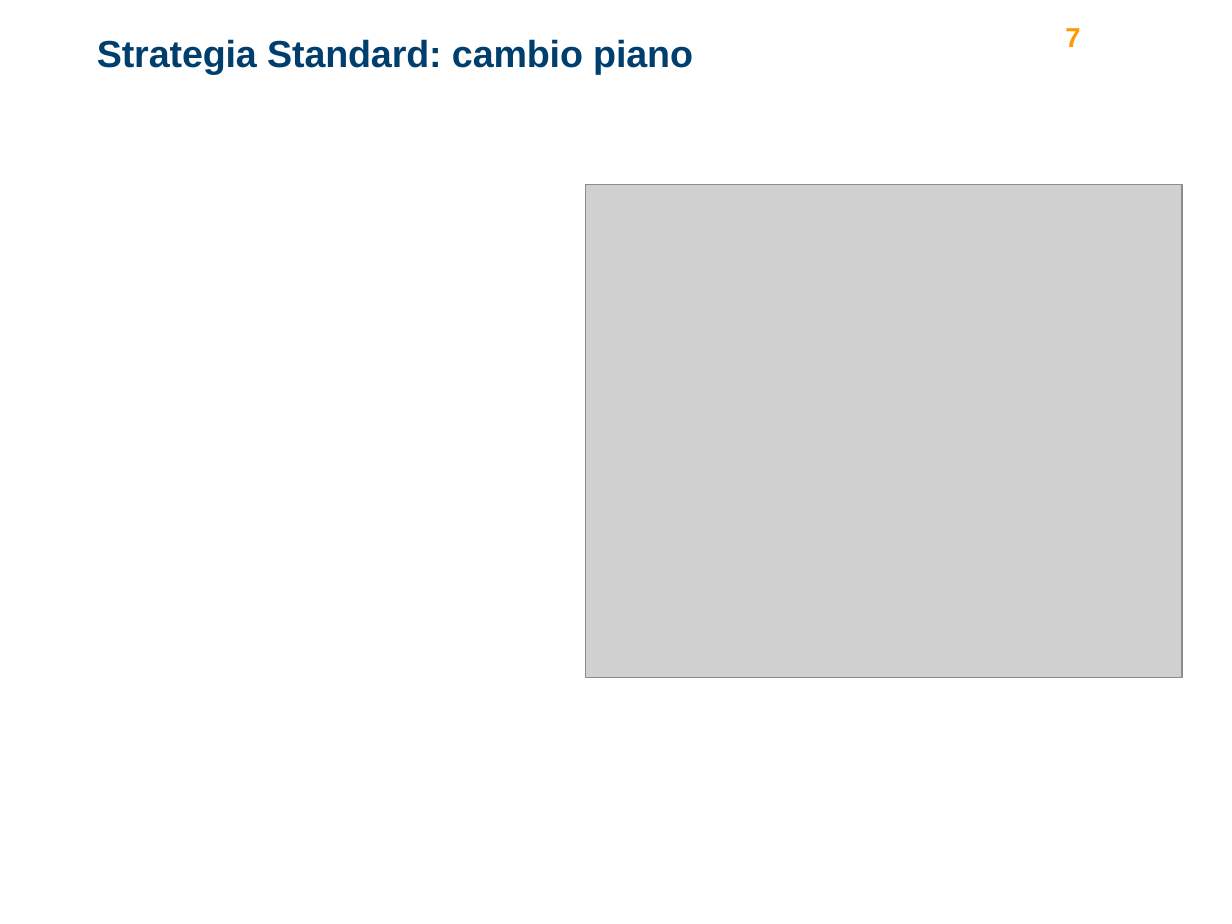
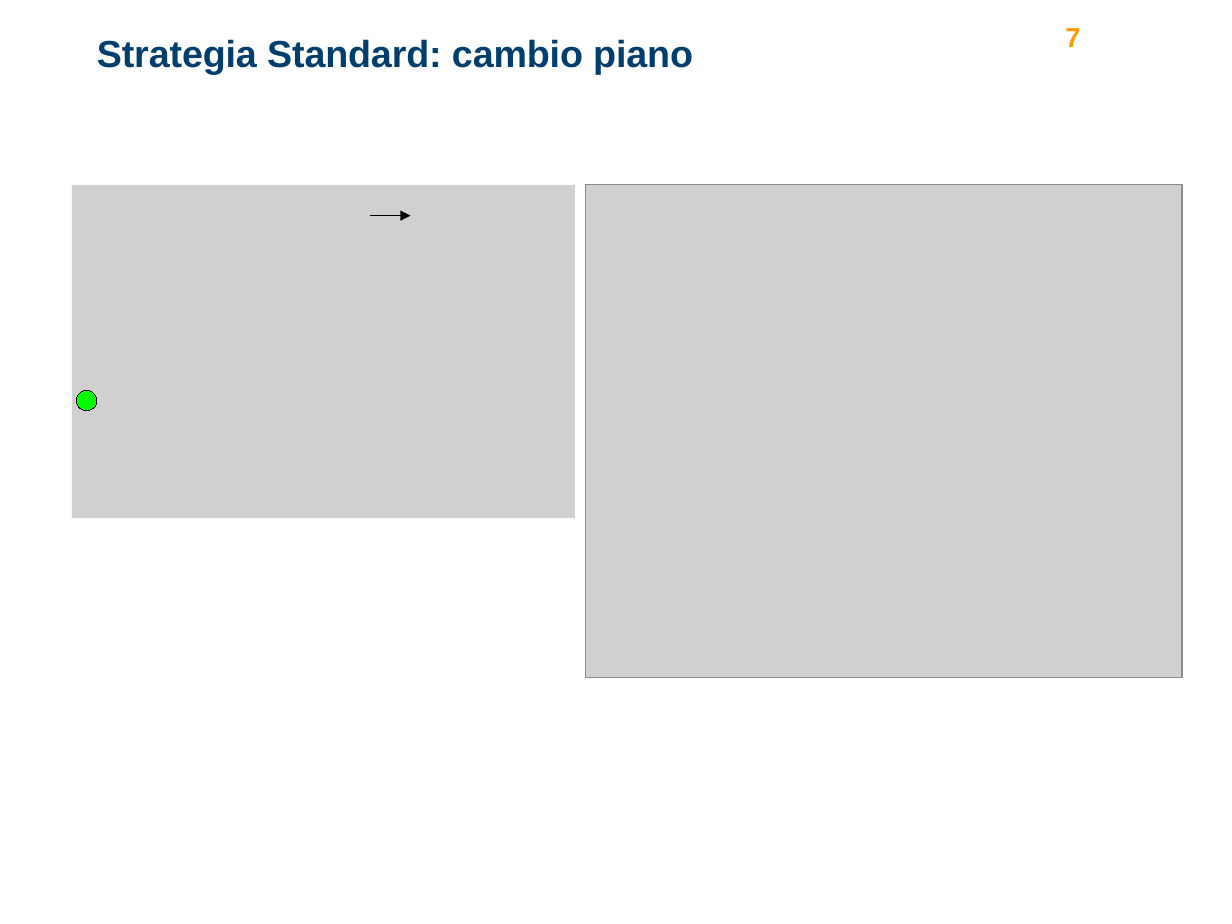
Before and after one commit to turcualexd/IAMS-progetto, a slide deck: slide 7 of Modelli relazione/ppt_presentazione.pptx. Drawn at 1232x924 pixels with LibreOffice and Linux fonts; fonts in the diff are those of the drawing; grey boxes stand for pictures; background and template pictures are left out. Boxes give left, top, right and bottom in pixels: in the first picture for what was removed or moved away, otherwise in the second. Text is boxed around its words. In the diff, an @@ line names an element or a change of style, - is before the commit and + after.

```diff
--- a/Modelli relazione/ppt_presentazione.pptx
+++ b/Modelli relazione/ppt_presentazione.pptx
@@ picture added at [71, 185, 574, 519] @@
@@ arrow added from (370, 216) to (410, 216), #000000 0.75 pt @@
@@ ellipse added at [76, 391, 97, 411], fill #00FF00, outline #000000 0.75 pt @@
```
Also in this commit, not shown: 6 other slides changed.
